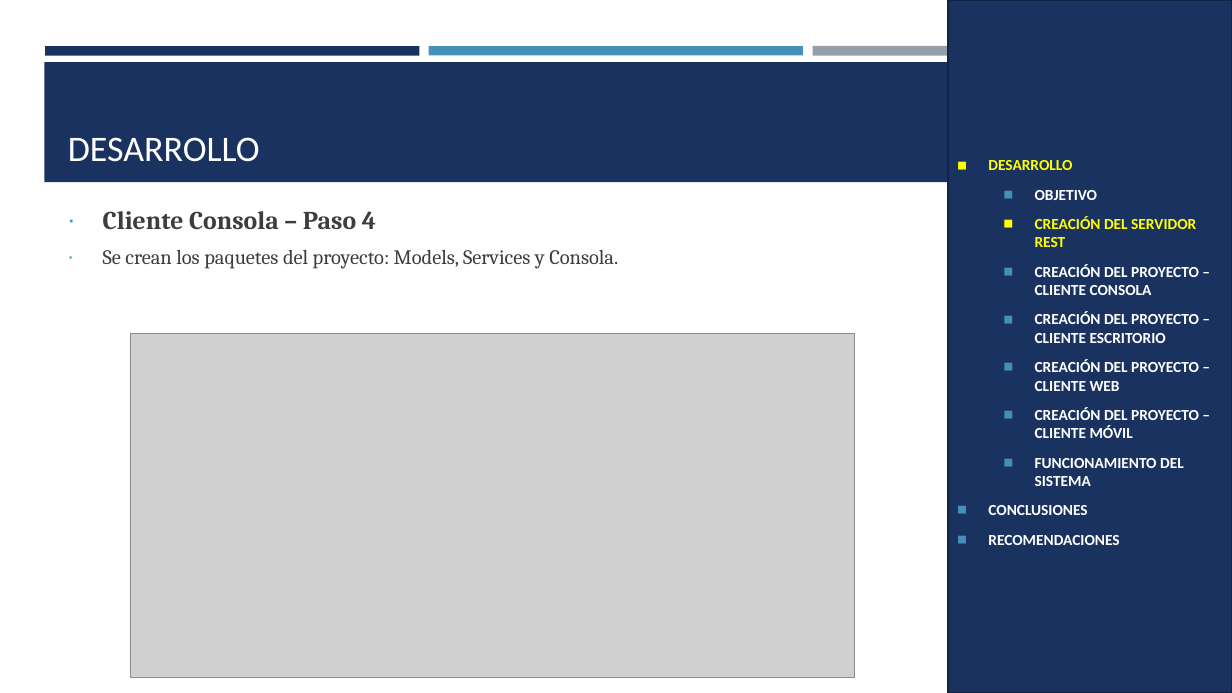
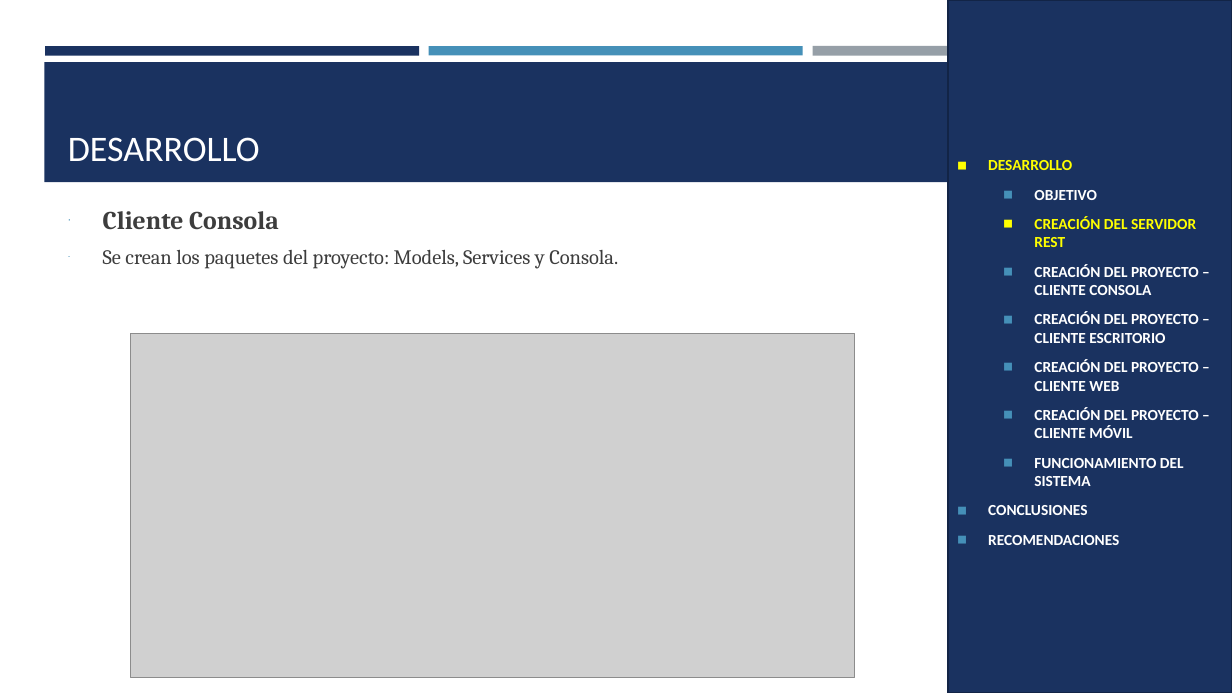
Before and after one commit to Juangranda3424/Arquitectura-Grupo8, a slide deck: slide 27 of Parcial 1/SINBBDD/TI.1.4. PAO202651_SOAP_RESTFUL_DONET_SINBDD_NRC36884_GR 8/05. DOCUMENTACION/PRESENTACION_TI_1_4__SOAP_RESTFUL_sin_BDD_en_DOTNET.pptx (slide 37 before the commit). Drawn at 1232x693 pixels with LibreOffice and Linux fonts; fonts in the diff are those of the drawing; grey boxes stand for pictures. Boxes give left, top, right and bottom in pixels: in the first picture for what was removed or moved away, otherwise in the second. Text is boxed around its words. In the diff, an @@ line names an element or a change of style, - is before the commit and + after.

```diff
--- a/Parcial 1/SINBBDD/TI.1.4. PAO202651_SOAP_RESTFUL_DONET_SINBDD_NRC36884_GR 8/05. DOCUMENTACION/PRESENTACION_TI_1_4__SOAP_RESTFUL_sin_BDD_en_DOTNET.pptx
+++ b/Parcial 1/SINBBDD/TI.1.4. PAO202651_SOAP_RESTFUL_DONET_SINBDD_NRC36884_GR 8/05. DOCUMENTACION/PRESENTACION_TI_1_4__SOAP_RESTFUL_sin_BDD_en_DOTNET.pptx
@@ text at (x1=103, y1=211, x2=279, y2=230): text changed @@
-∙ Cliente Consola – Paso 4
+∙ Cliente Consola
```
Also in this commit, not shown: 53 other slides changed, 15 slides removed, 1 other file.
